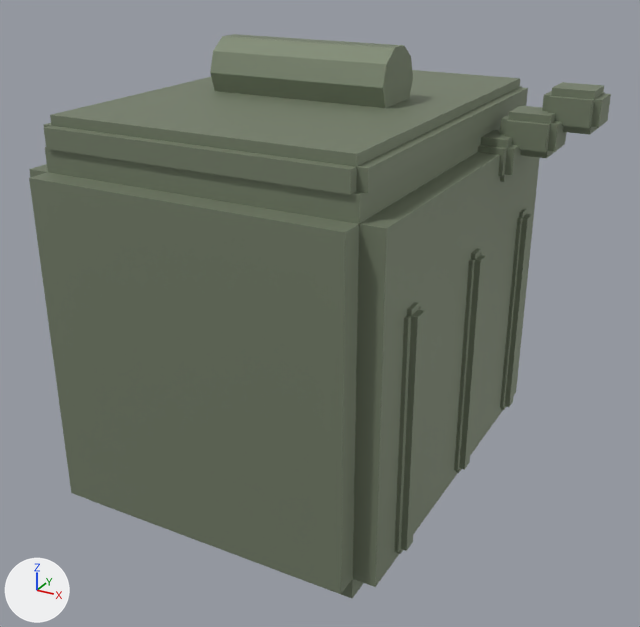
An edit to the glTF model prototype/assets/models/parts/mk19_ammo_can.glb, drawn before and after from the same camera.
Both versions are drawn from a 50 mm camera at (0.081, -0.41, 0.197) aimed at (-0.136, -0.014, -0.001). Arrows for +X, +Y and +Z are at lower left; the lights stay in place. The older version comes first. Vertices at exactly the same position are counted once.

The first picture shows 'mk19_ammo_can'.
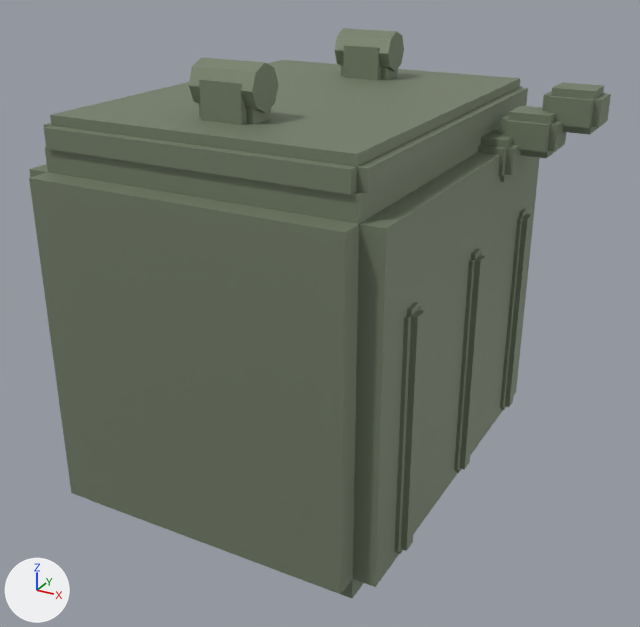
Location of each change, (x1, y1, x2, y2) in pixels of the pictures (640 x 627 px):
'mk19_ammo_can', reshaped
    before: (29, 34, 611, 598)
    after: (29, 28, 611, 598)
part 1 of me_mk19_ammo_can_mesh, added
    after: (189, 57, 279, 113)
part 2 of me_mk19_ammo_can_mesh, added
    after: (335, 28, 404, 71)
part 3 of me_mk19_ammo_can_mesh, added
    after: (199, 79, 271, 125)
part 4 of me_mk19_ammo_can_mesh, added
    after: (340, 45, 397, 80)
part 5 of me_mk19_ammo_can_mesh, deleted
    before: (210, 34, 413, 108)

Patch to the scene script:
```diff
--- a/prototype/assets/models/parts/mk19_ammo_can.glb.py
+++ b/prototype/assets/models/parts/mk19_ammo_can.glb.py
@@ me_mk19_ammo_can_mesh @@
 # used by ob_mk19_ammo_can; location = (0.0, 0.0, 0.0)
-me_mk19_ammo_can_mesh.from_pydata(...)  # 340 vertices, 636 faces; spans x -0.25..-0.013, y -0.12..0.12, z -0.1..0.142
+me_mk19_ammo_can_mesh.from_pydata(...)  # 416 vertices, 776 faces; spans x -0.25..-0.013, y -0.12..0.12, z -0.1..0.141
+# me_mk19_ammo_can_mesh part 1: a new loose piece, an 8-sided cylinder along x spanning x -0.167..-0.133, y -0.081..-0.059, z 0.119..0.141, in mat_mk19_ammo_can_mat (grey #818b76)
+# me_mk19_ammo_can_mesh part 2: a new loose piece, an 8-sided cylinder along x spanning x -0.167..-0.133, y 0.059..0.081, z 0.119..0.141, in mat_mk19_ammo_can_mat (grey #818b76)
+# me_mk19_ammo_can_mesh part 3: a new loose piece of 32 vertices spanning x -0.165..-0.135, y -0.081..-0.059, z 0.107..0.137, in mat_mk19_ammo_can_mat (grey #818b76)
+# me_mk19_ammo_can_mesh part 4: a new loose piece of 32 vertices spanning x -0.165..-0.135, y 0.059..0.081, z 0.107..0.137, in mat_mk19_ammo_can_mat (grey #818b76)
+# me_mk19_ammo_can_mesh part 5: the loose piece of 20 vertices spanning x -0.2..-0.1, y -0.018..0.018, z 0.108..0.142 is deleted
 me_mk19_ammo_can_mesh.materials.append(mat_mk19_ammo_can_mat)
```
